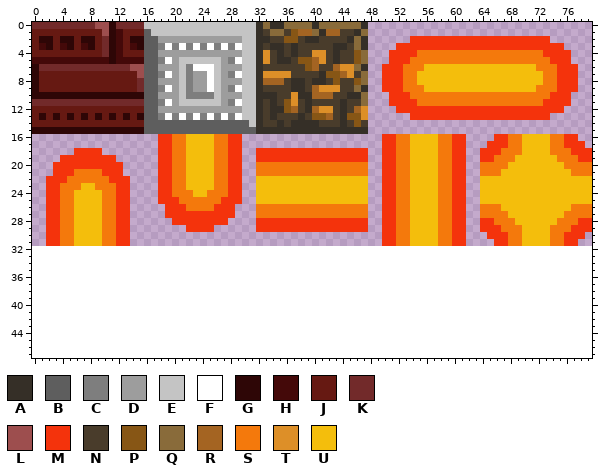
File history of a sprite sheet, src/assets/tiles.png. That is the earlier state.
The file is 240x96 pixels, drawn in blocks of 3x3; one block is one cell here. The old version is drawn lined up with the new one, on the new canvas.
Palette (. is transparent): A #352f27  B #5e5e5e  C #7e7e7e  D #9d9d9d  E #c4c4c4  F #ffffff  G #2e0606  H #440909  J #661912  K #722a2a  L #9d4e4e  M #f4330c  N #493c2b  P #875615  Q #896b3a  R #a46422  S #f4790c  T #dd8f28  U #f4be0c
Pixels before (only the part around the change), first column x 0:
20 ...MMMMMMMMMM.....MMSSUUUUSSM
21 ...MMMSSSSMMM.....MMSSUUUUSSM
22 ..MMMSSSSSSMMM....MMSSUUUUSSM
23 ..MMSSSUUSSSMM....MMSSUUUUSSM
24 ..MMSSUUUUSSMM....MMSSSUUSSSM
25 ..MMSSUUUUSSMM....MMMSSSSSSMM
26 ..MMSSUUUUSSMM.....MMMSSSSMMM
27 ..MMSSUUUUSSMM.....MMMMMMMMMM
28 ..MMSSUUUUSSMM......MMMMMMMM.
29 ..MMSSUUUUSSMM........MMMM...
30 ..MMSSUUUUSSMM...............
31 ..MMSSUUUUSSMM...............
32 .............................
33 .............................
34 .............................
35 .............................
36 .............................
37 .............................
38 .............................
39 .............................
40 .............................
41 .............................
42 .............................
43 .............................
44 .............................
45 .............................
46 .............................
47 .............................
After:
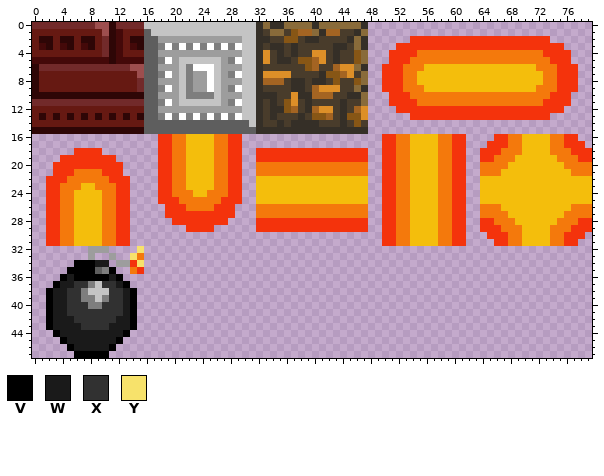
Colours new in this view: V #000000  W #1a1a1a  X #313131  Y #f7e26b
From old to new:
canvas 80x32 -> 80x48
y 32: x 8..10 ... -> DDD; x 15 . -> Y
y 33: x 8 . -> D; x 11 . -> D; x 14..15 .. -> YS
y 34: x 6..10 ..... -> VVVWW; x 12..15 .... -> DDMY
y 35: x 5..11 ....... -> VVVVBCV; x 14..15 .. -> SM
y 36: x 4..12 ......... -> VWVVVVVWV
y 37: x 3..13 ........... -> VWWXXCEXXWV
y 38: x 2..14 ............. -> VWWXXCEEEXXWV
y 39: x 2..14 ............. -> VWWXXCCECXXWV
y 40: x 2..14 ............. -> VWWXXXCCXXXWV
y 41: x 2..14 ............. -> VWWXXXXXXXXWV
y 42: x 2..14 ............. -> VWWWXXXXXXWWV
y 43: x 2..14 ............. -> VWWWWXXXXWWWV
y 44: x 3..13 ........... -> VWWWWWWWWWV
y 45: x 4..12 ......... -> VWWWWWWWV
y 46: x 5..11 ....... -> VWWWWWV
y 47: x 6..10 ..... -> VVVVV
Where, in picture pixels (left, top, right, bottom), the same in both pictures:
added: (46, 246, 144, 358)
